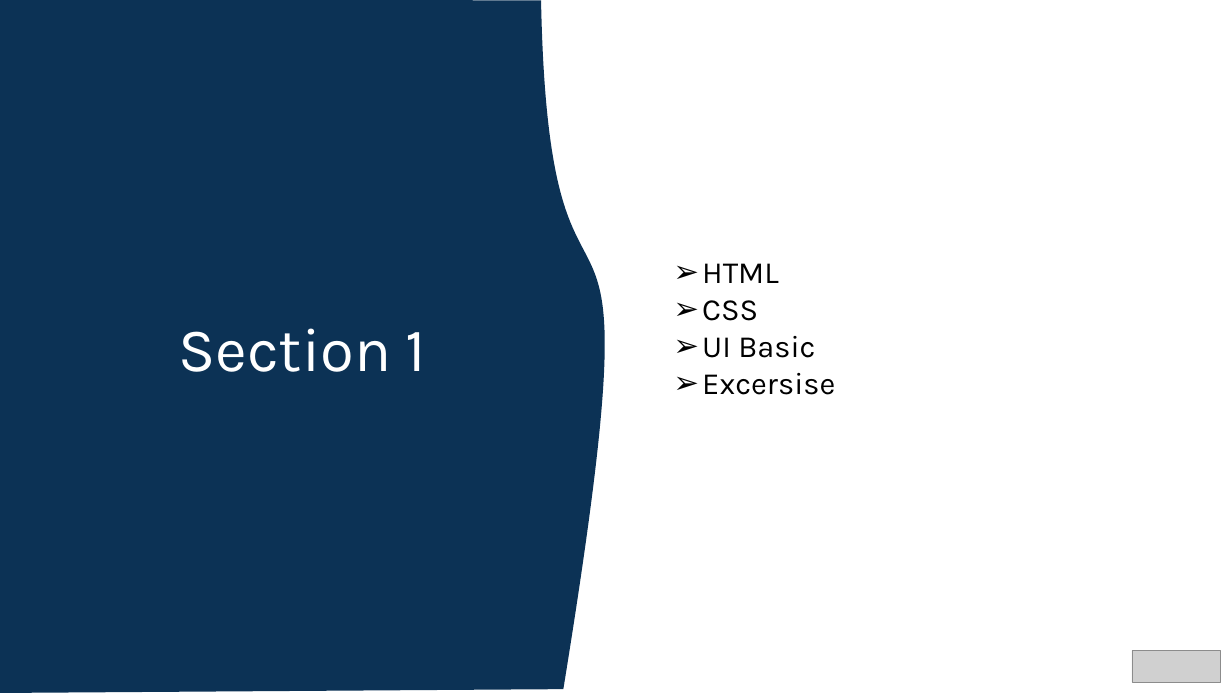
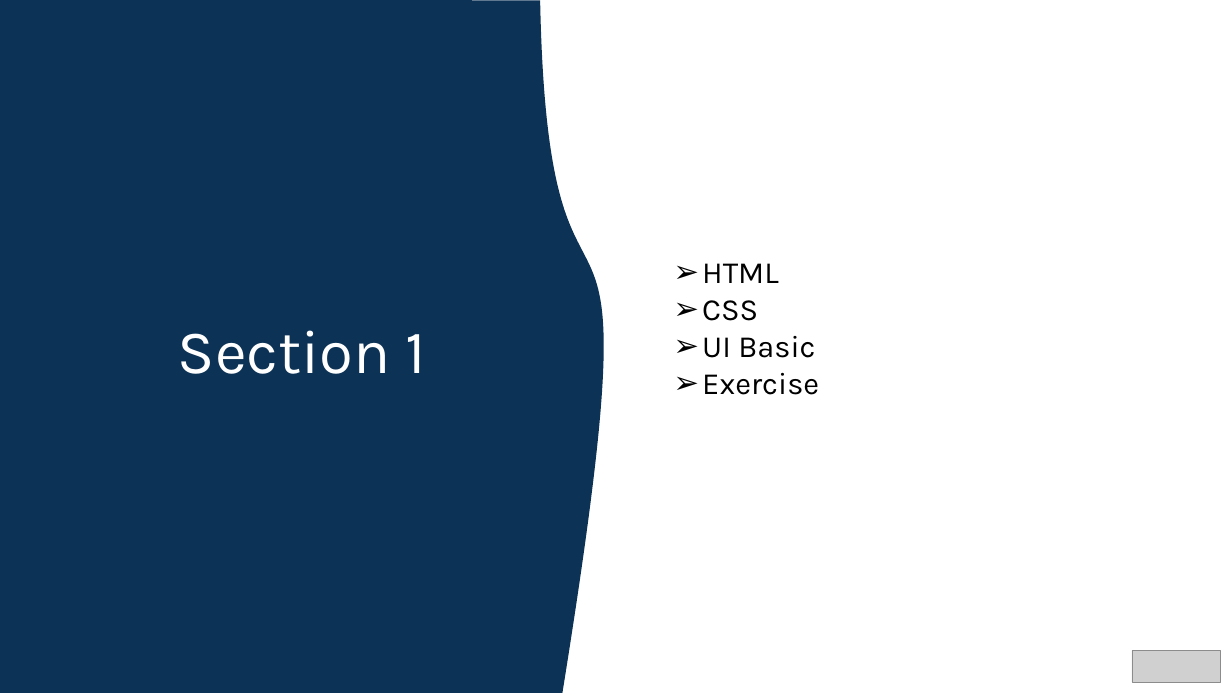
Before and after one commit to Luca-Linh/Odoo-Project, a slide deck: slide 2 of FE_Lesson/Lesson-1.pptx. Drawn at 1232x693 pixels with LibreOffice and Linux fonts; fonts in the diff are those of the drawing; grey boxes stand for pictures. Boxes give left, top, right and bottom in pixels: in the first picture for what was removed or moved away, otherwise in the second. Text is boxed around its words. In the diff, an @@ line names an element or a change of style, - is before the commit and + after.

```diff
--- a/FE_Lesson/Lesson-1.pptx
+++ b/FE_Lesson/Lesson-1.pptx
@@ freeform shape "Section 1" at (x1=0, y1=0, x2=604, y2=693): outline redrawn @@
@@ text at (x1=702, y1=373, x2=819, y2=395): text changed @@
-➢ Excersise
+➢ Exercise
```
Also in this commit, not shown: 1 other slide changed, 12 slides added.
